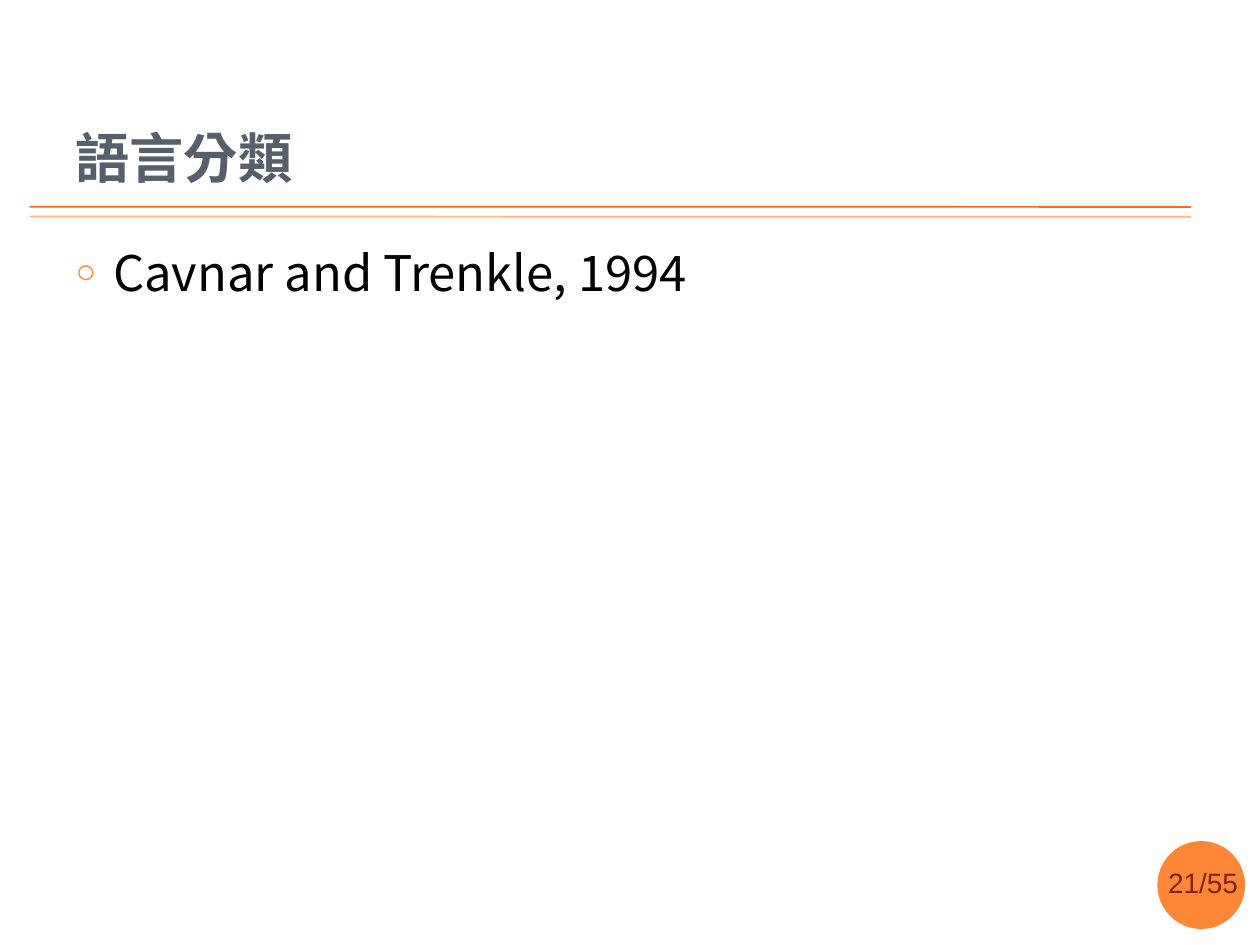
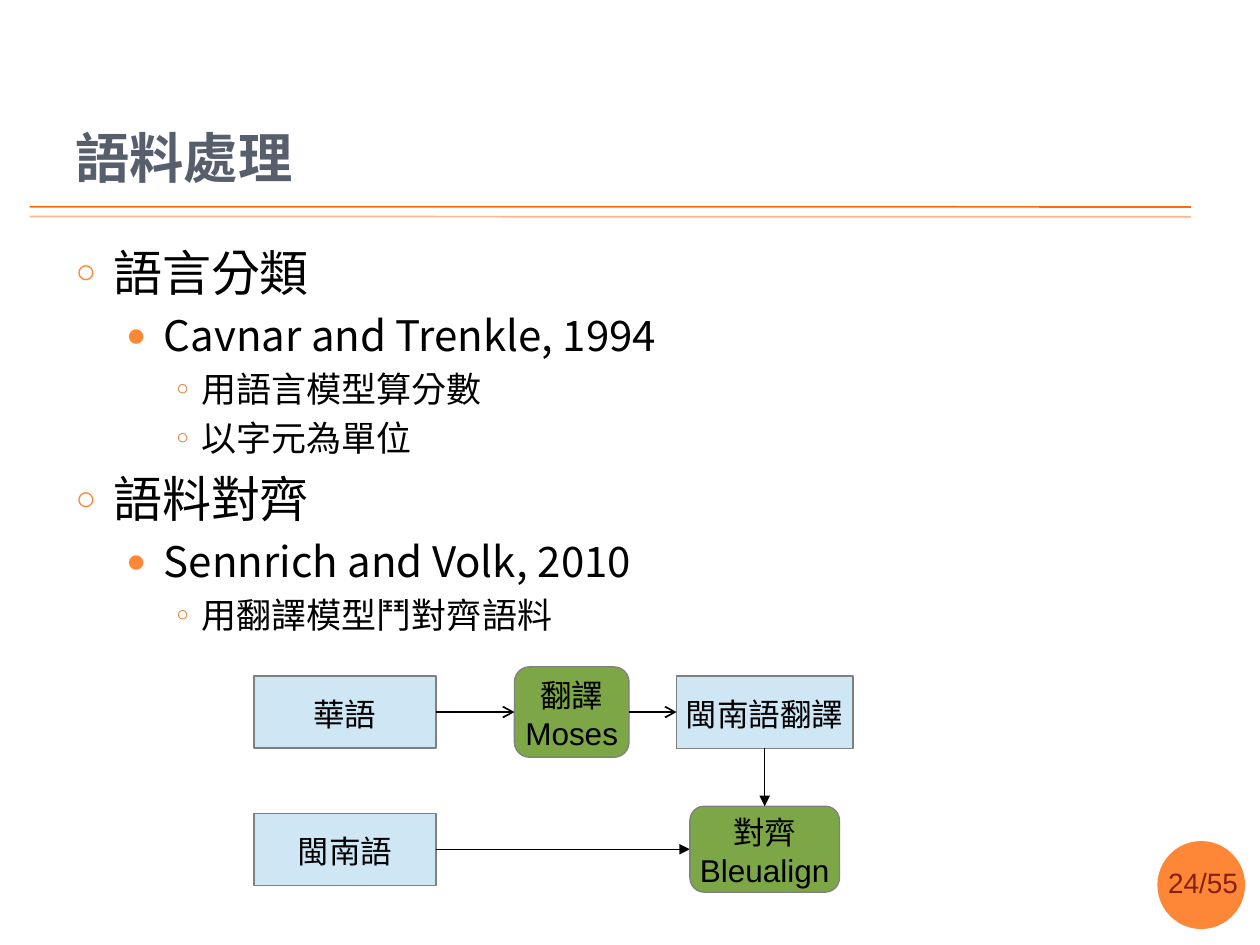
Before and after one commit to sih4sing5hong5/po3-ko3_tau5-iann2-phinn3, a slide deck: slide 24 of 翻譯報告.pptx (slide 21 before the commit). Drawn at 1260x945 pixels with LibreOffice and Linux fonts; fonts in the diff are those of the drawing; background and template pictures are left out. Boxes give left, top, right and bottom in pixels: in the first picture for what was removed or moved away, otherwise in the second. Text is boxed around its words. In the diff, an @@ line names an element or a change of style, - is before the commit and + after.

```diff
--- a/翻譯報告.pptx
+++ b/翻譯報告.pptx
@@ title at box(75, 132, 292, 183): text changed @@
-語言分類
+語料處理
@@ text at box(113, 249, 309, 295): paragraph added @@
+○ 語言分類
@@ text at box(164, 317, 656, 359): size 28 to 24 pt in "Cavnar and Trenkle, 1994"; bullet ○ to ●; list level 1 to 2 in "Cavnar and Trenkle, 1994" @@
@@ text at box(113, 372, 631, 631): paragraphs added @@
+    ○ 用語言模型算分數
+    ○ 以字元為單位
+○ 語料對齊
+  ● Sennrich and Volk, 2010
+    ○ 用翻譯模型鬥對齊語料
@@ group added at box(255, 667, 853, 892): 3 rectangles, 3 arrows, 2 rounded rectangles, 1 elbow arrow @@
+閩南語
+翻譯
+Moses
+對齊
+Bleualign
+華語
+閩南語翻譯
@@ page number at box(1168, 873, 1238, 893): text changed @@
-21/55
+24/55
```
Also in this commit, not shown: 11 other slides changed, 2 slides removed.
